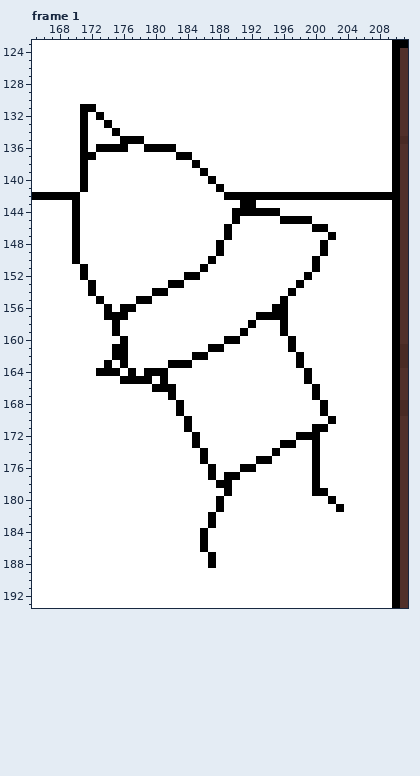
Edited in one commit: pixel-art file (Resources/Images/MenuScreen.aseprite). Above, as it was before the edit.
240x240 pixels, 11 frames. Colours within 5 levels of each other are drawn and written as one. Shown: frame 1: x 165..211, y 123..193. The commit also changed other frames or places, which this record leaves out.
Now the later version:
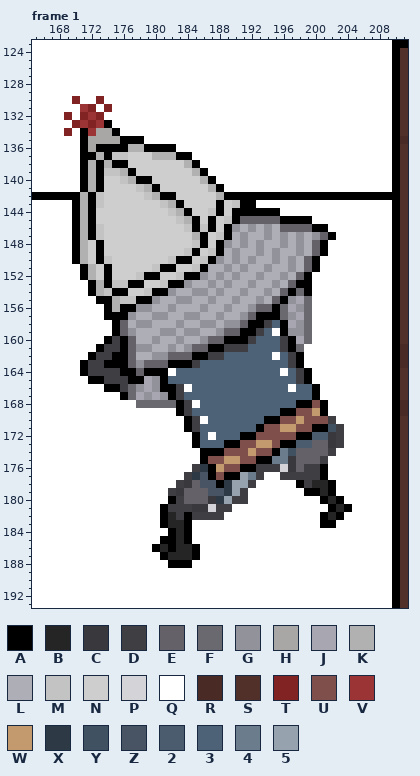
Palette (. is transparent): A #000000  B #252525  C #39393d  D #3f3e43  E #646168  F #6a6970  G #92929b  H #a9a7a6  J #a8a7b1  K #b1b1b1  L #aeaeb7  M #c3c3c3  N #cecece  P #d4d4d8  Q #ffffff  R #492a24  S #51302a  T #812323  U #7f4f4c  V #9b3434  W #c3996e  X #2d3a45  Y #405162  Z #485463  2 #4b5c6e  3 #4d6276  4 #6b7c8d  5 #96a3ae
What changed:
layer "Background" added
layer "STAND" added
layer "LEGS_MILITARY_GUY" added
layer "LEG_COVER_MILITARY_GUY" added
layer "Layer 1" removed
layer "Layer 14" removed
Changed rows in their new state; - is an unchanged pixel.
Frame 1:
first column x 169:
130 -T--T-------------------------------
131 --VT-T------------------------------
132 T-TVT-------------------------------
133 -TVTV-------------------------------
134 T--VHH------------------------------
135 ---HHHH-----------------------------
136 ---H----KK--------------------------
137 ----KAMMNNNKKK----------------------
138 ---KAKAANNNNNNNK--------------------
139 ---KAMMKANNNNNNNK-------------------
140 ---KANNMKAANNNNNNK------------------
141 ---KANNNNMKANNNNNNK-----------------
142 --KAMNNNNNMKAANNNNNK----------------
143 --KAMNNNNNNNMKANNNNANM--------------
144 --KANNNNNNNNNMKANNMAN---------------
145 --KANNNNNNNNNNMKANANM-EEEEE---------
146 --KAMNNNNNNNNNNMAMAN-GLGLGLEEEE-----
147 --KAMNNNNNNNNNNNKANM-LGLLGLGLGLGE---
148 --KNANNNNNNNNNNNMAN-GLGLGLLGLGLE----
149 --KNANNNNNNNNNNMANM-LGLLGLGLLGLE----
150 --KNAMNNNNNNNMAANM-GLGLGLLGLGLE-----
151 ---KNANNNNNMAANNM-LLGLGLLGLLGLE-----
152 ---KNANNNMAANNM--GLGLGLLGLLGLE------
153 ----KAMMAANNM--GLLGLGLLGLLGLE-A-----
154 ----KMAANNM--GLLGGLGLLGLLGLE-FA-----
155 -----AKMM--GLLGGLLGLLGLLGLE-GJF-----
156 ------K--GGLLGLLLGLLGLLGEE-FJGF-----
157 --------GLLGGLLGGLLGLLGE---FGJF-----
158 -------ELGGLLLGLLGGLGGE-AD3-JGF-----
159 -------EGLLLGGLGGLLGEE-AD3--GGF-----
160 -----AD-ELLGLLGLLGEE--AD333D-JF-----
161 ----ADD-EGGLLGLGEE--DDD3333D-F------
162 ---ADD--ELLGGEEE--DD333333-3D-------
163 --ADD-A-EGEEE---D33333333333D-------
164 --ADDDDA-E----3333333333333-3D------
165 ---AADDD--JG-3333333333333333D------
166 -----AADFGJG--D-333333333333-33-----
167 -------AFJGJG-D3333333333333333-----
168 ---------FFFFF-D-333333333333AAU----
169 ---------------D33333333333AAUUW----
170 ----------------D-3333333AAUUWUUUD--
171 ----------------D3333333AUUWWUU--YD-
172 -----------------3-333AAUUUUU--22CD-
173 -----------------333AAUUWWU--22EECD-
174 ------------------AAUUUWUU-4YEEEED--
175 ------------------UUWWUU--44CEEED---
176 ----------------DX-WUU--DDDPCEDDA---
177 ---------------DXZ-U--54D--DDDDDA---
178 --------------DCEZZ-X55D-----ADBBA--
179 -------------DCEEEZZX5D-------A-BA--
180 -------------ADEEECX5DD---------ABA-
181 ------------ADDDCCPDD------------ABA
182 ------------ABDADDDD------------ABA-
183 ------------ABBA--Q-------------AA--
184 -------------ABA-Q------------------
185 ------------AABA-Q------------------
186 -----------ABABBAQ------------------
187 ------------ABBBA-Q-----------------
188 -------------AAA--Q-----------------
